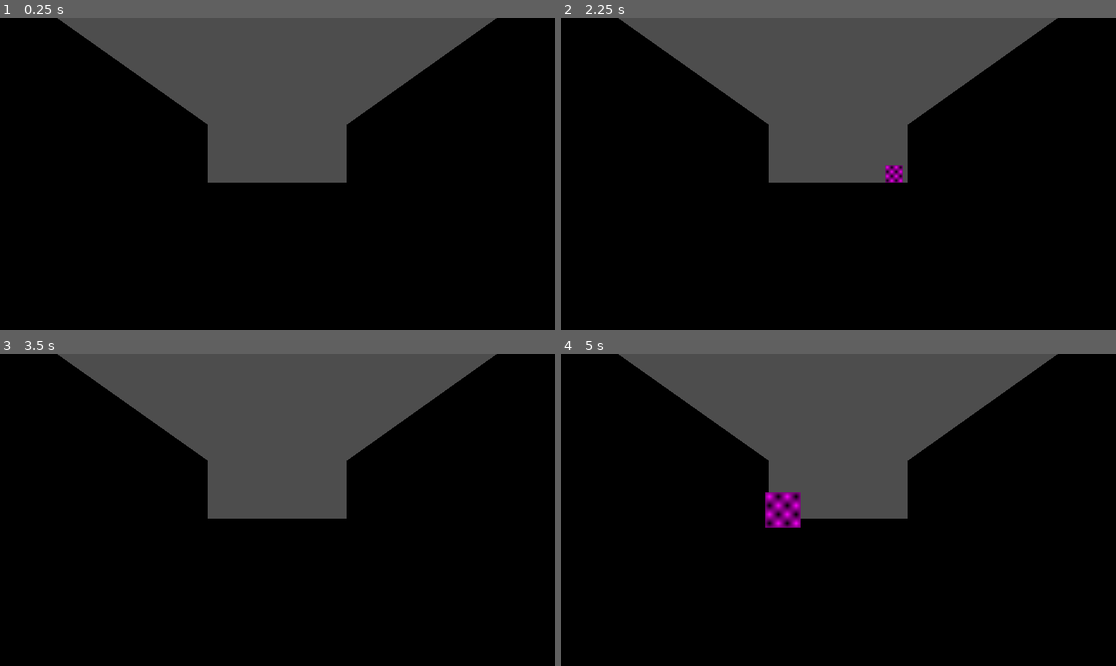
Above: before the commit, frames 1-4 (two rows, left to right).
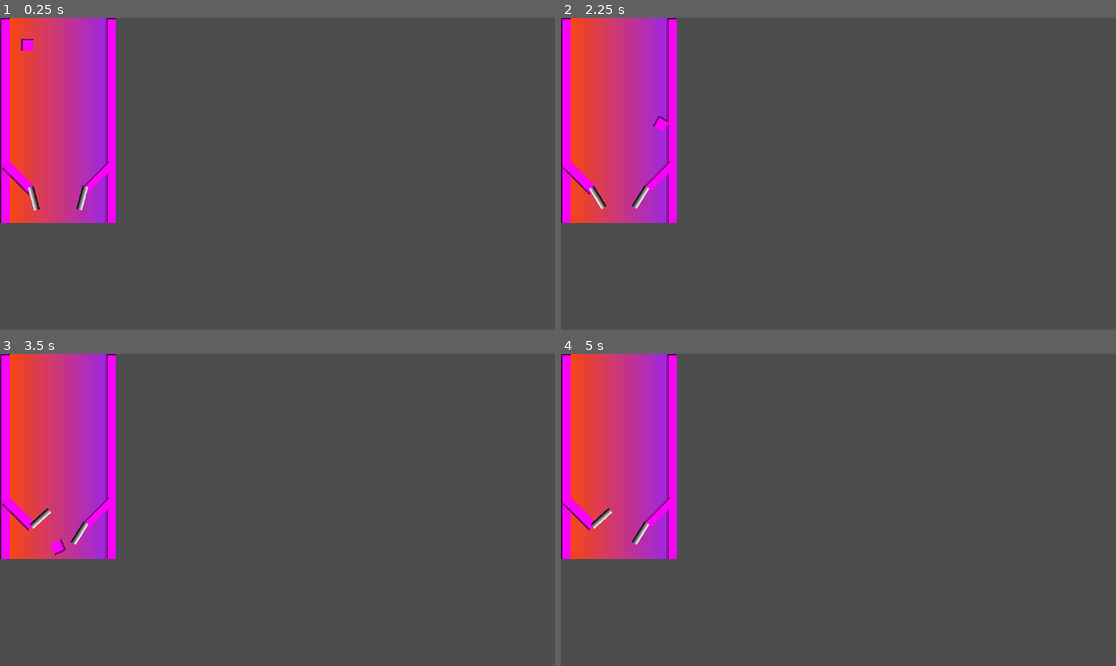
Above: after the commit, the same moments.

Repository: DogeMastr/POV-22
Game: Godot game, scene res://Scenes/PinballBoard.tscn
Same seed, same stepped clock (60 frames per second), same inputs: the game is played once before the commit and once after it. Before the commit the project starts from res://Scenes/Main_level.tscn.
Inputs (mouse positions are in pixels of both pictures, inside the frame that each line leads up to):
- Up to frame 1 (0.25 s): no input
- Up to frame 2 (2.25 s): move the mouse to (960, 158) at 0.52 s; click (960, 158) at 0.6 s; right-click (960, 158) at 0.8 s; move the mouse to (727, 189) at 1.27 s; right-click (727, 189) at 1.35 s; click (727, 189) at 1.55 s; move the mouse to (894, 105) at 2.02 s; click (894, 105) at 2.1 s
- Up to frame 3 (3.5 s): right-click (333, 441) at 2.3 s; move the mouse to (249, 572) at 2.77 s; right-click (249, 572) at 2.85 s; click (249, 572) at 3.05 s
- Up to frame 4 (5 s): move the mouse to (1005, 556) at 3.52 s; click (1005, 556) at 3.6 s; right-click (1005, 556) at 3.8 s; move the mouse to (672, 463) at 4.27 s; right-click (672, 463) at 4.35 s; click (672, 463) at 4.55 s

The runs differ from the first frame. In frame 1, 78% of the frame differs, in the area x 0-100%, y 0-100%; in frame 2, 78%; in frame 3, 78%; in frame 4, 79%.

Commit message:
Pinball Flippers

Diff:
--- a/Scenes/PinballBall.tscn
+++ b/Scenes/PinballBall.tscn
@@ -9,7 +9,9 @@
 radius = 12.5
 
 [node name="PinballBall" type="RigidBody2D"]
+mass = 0.2
 physics_material_override = SubResource("PhysicsMaterial_ffwce")
+gravity_scale = 0.5
 
 [node name="Sprite2D" type="Sprite2D" parent="."]
 texture = SubResource("PlaceholderTexture2D_ffwce")
--- a/Scenes/PinballBoard.tscn
+++ b/Scenes/PinballBoard.tscn
@@ -1,4 +1,7 @@
-[gd_scene load_steps=5 format=3 uid="uid://guv464dnju0t"]
+[gd_scene load_steps=10 format=3 uid="uid://guv464dnju0t"]
+
+[ext_resource type="PackedScene" uid="uid://cbjk8x8xblibm" path="res://Scenes/PinballBall.tscn" id="1_67n1w"]
+[ext_resource type="Script" path="res://Scripts/pinball_board.gd" id="1_iq81k"]
 
 [sub_resource type="Gradient" id="Gradient_1n6ji"]
 colors = PackedColorArray(1, 0.2901961, 0, 1, 0.58431375, 0.14117648, 0.9607843, 1)
@@ -14,7 +17,21 @@
 [sub_resource type="PlaceholderTexture2D" id="PlaceholderTexture2D_67n1w"]
 size = Vector2(20, 426)
 
-[node name="Node2D" type="Node2D"]
+[sub_resource type="Gradient" id="Gradient_67n1w"]
+
+[sub_resource type="GradientTexture2D" id="GradientTexture2D_iq81k"]
+gradient = SubResource("Gradient_67n1w")
+width = 12
+height = 50
+
+[sub_resource type="CapsuleShape2D" id="CapsuleShape2D_8pyth"]
+radius = 5.2
+height = 53.35
+
+[node name="Node2D" type="Node2D" node_paths=PackedStringArray("FlipperLeft", "FlipperRight")]
+script = ExtResource("1_iq81k")
+FlipperLeft = NodePath("FlipperLeft")
+FlipperRight = NodePath("FlipperRight")
 
 [node name="Background" type="Sprite2D" parent="."]
 position = Vector2(121, 213)
@@ -34,7 +51,7 @@
 texture = SubResource("PlaceholderTexture2D_67n1w")
 
 [node name="2" type="StaticBody2D" parent="Walls"]
-position = Vector2(230, 48)
+position = Vector2(230, 50)
 
 [node name="CollisionShape2D" type="CollisionShape2D" parent="Walls/2"]
 position = Vector2(0, 163)
@@ -45,8 +62,9 @@
 texture = SubResource("PlaceholderTexture2D_67n1w")
 
 [node name="3" type="StaticBody2D" parent="Walls"]
-position = Vector2(45, 51)
-scale = Vector2(1.8909348, 0.27871972)
+position = Vector2(18, 311)
+rotation = -0.7853982
+scale = Vector2(1.0950238, 0.1822081)
 
 [node name="CollisionShape2D" type="CollisionShape2D" parent="Walls/3"]
 position = Vector2(0, 163)
@@ -55,3 +73,47 @@
 [node name="Sprite2D" type="Sprite2D" parent="Walls/3"]
 position = Vector2(0, 163)
 texture = SubResource("PlaceholderTexture2D_67n1w")
+
+[node name="4" type="StaticBody2D" parent="Walls"]
+position = Vector2(224.00002, 310)
+rotation = 0.7853982
+scale = Vector2(0.834, 0.182)
+
+[node name="CollisionShape2D" type="CollisionShape2D" parent="Walls/4"]
+position = Vector2(0, 163)
+shape = SubResource("RectangleShape2D_1n6ji")
+
+[node name="Sprite2D" type="Sprite2D" parent="Walls/4"]
+position = Vector2(0, 163)
+texture = SubResource("PlaceholderTexture2D_67n1w")
+
+[node name="PinballBall" parent="." instance=ExtResource("1_67n1w")]
+position = Vector2(57, 41)
+
+[node name="FlipperLeft" type="CharacterBody2D" parent="."]
+position = Vector2(67, 354)
+rotation = 0.7853982
+
+[node name="Sprite2D" type="Sprite2D" parent="FlipperLeft"]
+position = Vector2(21, 2)
+rotation = 1.5707964
+texture = SubResource("GradientTexture2D_iq81k")
+
+[node name="CollisionShape2D" type="CollisionShape2D" parent="FlipperLeft"]
+position = Vector2(22, 2)
+rotation = 1.5707964
+shape = SubResource("CapsuleShape2D_8pyth")
+
+[node name="FlipperRight" type="CharacterBody2D" parent="."]
+position = Vector2(174, 354)
+rotation = -0.7853982
+
+[node name="Sprite2D" type="Sprite2D" parent="FlipperRight"]
+position = Vector2(-20, 2)
+rotation = 1.5707964
+texture = SubResource("GradientTexture2D_iq81k")
+
+[node name="CollisionShape2D" type="CollisionShape2D" parent="FlipperRight"]
+position = Vector2(-20, 2)
+rotation = 1.5707964
+shape = SubResource("CapsuleShape2D_8pyth")
--- /dev/null
+++ b/Scripts/pinball_board.gd
@@ -0,0 +1,40 @@
+extends Node2D
+
+@export var FlipperLeft  := CharacterBody2D
+@export var FlipperRight  := CharacterBody2D
+
+@export var restAngle = 45
+
+var flipStrength = .13
+var flipFalloff = .005
+
+var fLeftVel = 0
+var fRightVel = 0
+
+func _ready():
+	pass
+
+
+func _process(_delta: float):
+	# LEFT FLIPPER CONTROLS
+	if Input.is_action_just_pressed("FlipperLeft") and FlipperLeft.rotation >= restAngle:
+		fLeftVel = flipStrength
+		print(FlipperLeft.rotation)
+
+	FlipperLeft.rotation -= fLeftVel
+	fLeftVel -= flipFalloff
+	if FlipperLeft.rotation >= restAngle:
+		fLeftVel = 0
+		FlipperLeft.rotation = restAngle
+
+	# RIGHT FLIPPER CONTROLS
+	if Input.is_action_just_pressed("FlipperRight") and FlipperRight.rotation <= -restAngle:
+		fRightVel = flipStrength
+		print(FlipperRight.rotation)
+	pass
+
+	FlipperRight.rotation += fRightVel
+	fRightVel -= flipFalloff
+	if FlipperRight.rotation <= -restAngle:
+		fRightVel = 0
+		FlipperRight.rotation = -restAngle
--- a/project.godot
+++ b/project.godot
@@ -11,6 +11,19 @@
 [application]
 
 config/name="Pov22"
-run/main_scene="uid://cnoe42obwtl5b"
+run/main_scene="uid://guv464dnju0t"
 config/features=PackedStringArray("4.5", "Forward Plus")
 config/icon="res://icon.svg"
+
+[input]
+
+FlipperLeft={
+"deadzone": 0.2,
+"events": [Object(InputEventMouseButton,"resource_local_to_scene":false,"resource_name":"","device":-1,"window_id":0,"alt_pressed":false,"shift_pressed":false,"ctrl_pressed":false,"meta_pressed":false,"button_mask":0,"position":Vector2(0, 0),"global_position":Vector2(0, 0),"factor":1.0,"button_index":1,"canceled":false,"pressed":false,"double_click":false,"script":null)
+]
+}
+FlipperRight={
+"deadzone": 0.2,
+"events": [Object(InputEventMouseButton,"resource_local_to_scene":false,"resource_name":"","device":-1,"window_id":0,"alt_pressed":false,"shift_pressed":false,"ctrl_pressed":false,"meta_pressed":false,"button_mask":0,"position":Vector2(0, 0),"global_position":Vector2(0, 0),"factor":1.0,"button_index":2,"canceled":false,"pressed":false,"double_click":false,"script":null)
+]
+}
Not shown, added: Scripts/pinball_board.gd.uid
